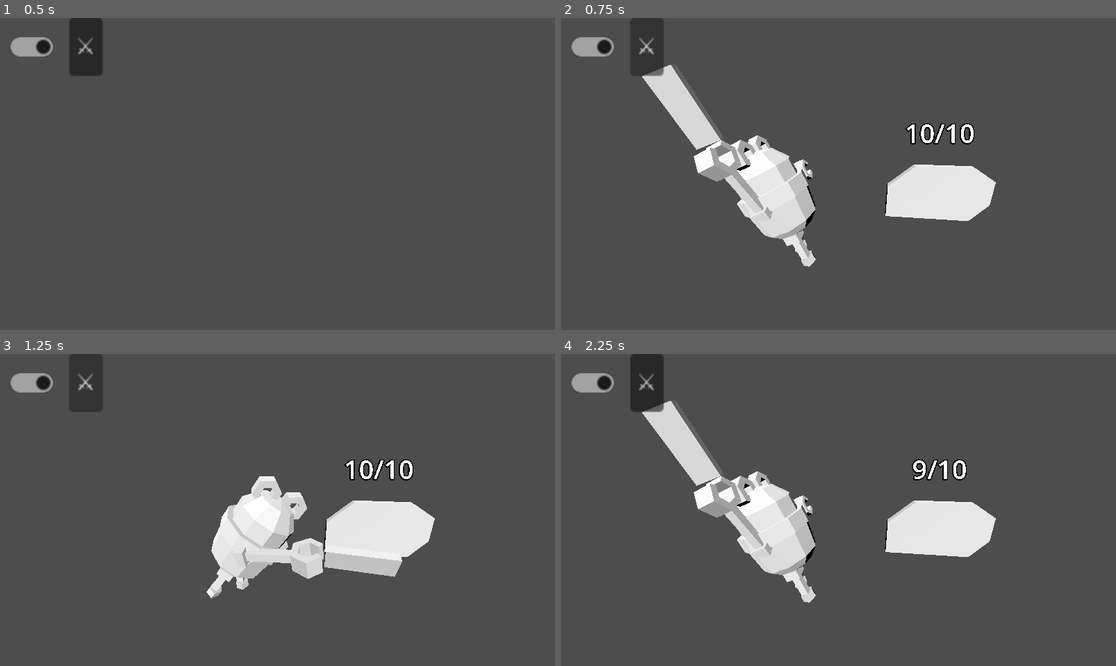
Above: before the commit, frames 1-4 (two rows, left to right).
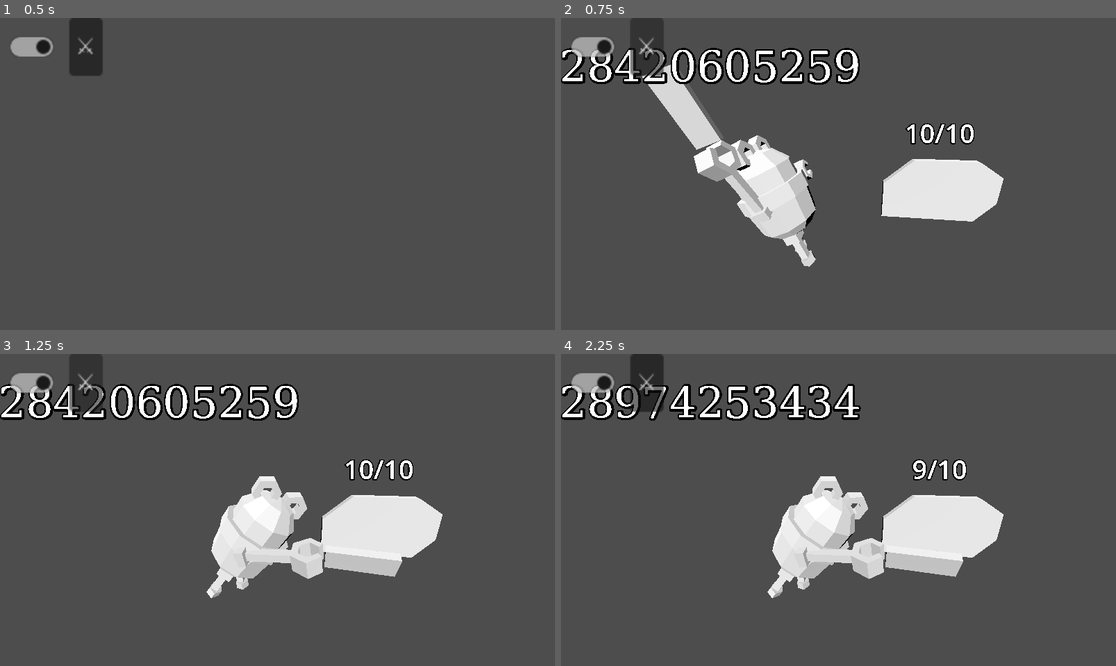
Above: after the commit, the same moments.

Repository: iomeanslife/stream_game_thing
Game: Godot game, scene res://Main.tscn
Two runs of this game, one before a commit and one after it. Both use one fixed random seed, a clock stepped at 60 frames per second and the inputs below.
Inputs (mouse positions are in pixels of both pictures, inside the frame that each line leads up to):
- Up to frame 1 (0.5 s): no input
- Up to frame 2 (0.75 s): click "⚔️" at 0.5 s
- Up to frame 3 (1.25 s): no input
- Up to frame 4 (2.25 s): click (594, 382) at 1.25 s; click (594, 382) at 2 s

Frame 1 is identical in both runs. In frame 2, 4.3% of the frame differs, in the area x 0-80%, y 9-66%; in frame 3, 4.3%; in frame 4, 13%, in the area x 0-80%, y 9-80%.

Commit message:
basic game loop

Diff:
--- a/Enemy.gd
+++ b/Enemy.gd
@@ -6,22 +6,27 @@
 var level: int
 
 @onready var healthLabel :Label3D = $HealthLabel
+@onready var enemyModel: Node3D = $enemy
 
-func loseHealth(damage:int):
+func loseHealth(damage:int) -> bool:
 	health -= damage
 	if health <= 0:
 		alive = false
 		healthLabel.visible = false
+		visible = false
 		level += 1
 	healthLabel.text = "%d/%d" % [health, maxHealth]
+	return !alive
 
 func spawn():
 	alive = true
 	maxHealth = 10 + level * 5
 	health = maxHealth
-	print(healthLabel)
+
 	healthLabel.text = "%d/%d" % [health, maxHealth]
 	healthLabel.visible = true
+	enemyModel.scale = enemyModel.scale * 1.1
+	visible = true
 
 # Called when the node enters the scene tree for the first time.
 func _ready():
--- a/Main.gd
+++ b/Main.gd
@@ -6,7 +6,6 @@
 var currentEnemy: Enemy
 @export var enemyScene: PackedScene
 @export var astroEggScene: PackedScene
-
 
 @onready var enemyLocation = $EnemyLocation
 @onready var astroEggLocation = $AstroEggLocation
@@ -17,14 +16,27 @@
 	get_tree().get_root().set_transparent_background(false)
 
 	# TODO: fill viewer from twitch api, only followers.
-	for n in 10:
+	for n in 20:
 		var astroEggInst : Viewer = astroEggScene.instantiate()
 		astroEggLocation.add_child(astroEggInst)
+		astroEggInst.prepViwerDebug()
 		astroEggInst.visible = false
+		astroEggInst.attackDone.connect(_egg_attacked)
 		viewers.append(astroEggInst)
 
 func _process(delta):
 	pass
+
+func _egg_attacked(emitterId: int):
+	if currentViewerIndex >= viewers.size():
+		return
+	if !currentEnemy.alive:
+		return
+	viewers[currentViewerIndex].visible = false
+	currentViewerIndex += 1
+	if currentViewerIndex < viewers.size():
+		viewers[currentViewerIndex].visible = true
+		viewers[currentViewerIndex].attack(currentEnemy)
 
 func _on_check_button_toggled(button_pressed):
 	showStuff = button_pressed
--- a/Viewer.gd
+++ b/Viewer.gd
@@ -8,17 +8,22 @@
 var enemyToAttack: Enemy
 
 @onready var animationPlayer = $astro_egg_1/AnimationPlayer
+@onready var nameLabel = $NameLabel
+signal attackDone
 # Called when the node enters the scene tree for the first time.
 
-static func create(nameParam: String) -> Viewer:
-	var viewer = Viewer.new()
-	viewer.viewerName = nameParam
-	return viewer
+func prepViwer(nameParam: String):
+	setName(nameParam)
 
-static func createDebug() -> Viewer:
-	var viewer = Viewer.new()
-	viewer.viewerName = str( viewer.get_instance_id())
-	return viewer
+func prepViwerDebug():
+	setName(str(get_instance_id()))
+
+func setName(nameParam: String):
+	viewerName = nameParam
+	nameLabel.text = viewerName
+
+func _ready():
+	pass
 
 func refresh():
 	attacked = false
@@ -30,12 +35,19 @@
 	animationPlayer.play("attack_animation",-1,1,false)
 	enemyToAttack = enemyParam
 
-
 func _on_animation_player_animation_finished(anim_name):
+	var enemyDefeated = false
+	if anim_name == "walking_animation":
+		animationPlayer.play("walking_animation",-1,1,false)
 	if anim_name == "attack_animation":
 		match attackType:
 			(AttackTypes.Flail):
-				enemyToAttack.loseHealth(1)
+				enemyDefeated = enemyToAttack.loseHealth(1)
 			(AttackTypes.Sword):
-				enemyToAttack.loseHealth(3)
-	#animationPlayer.play("attack_animation",-1,1,false)
+				enemyDefeated = enemyToAttack.loseHealth(3)
+
+	if enemyDefeated:
+		animationPlayer.play("walking_animation",-1,1,false)
+	else:
+		attackDone.emit(get_instance_id())
+		pass
--- a/astro_egg_scene.tscn
+++ b/astro_egg_scene.tscn
@@ -1,8 +1,34 @@
-[gd_scene load_steps=4 format=3 uid="uid://cegpyaaeeadh7"]
+[gd_scene load_steps=5 format=3 uid="uid://cegpyaaeeadh7"]
 
 [ext_resource type="Script" path="res://Viewer.gd" id="1_afdh7"]
 [ext_resource type="PackedScene" uid="uid://dq5753s784jdw" path="res://export/astro_egg_1.gltf" id="2_q5moo"]
 [ext_resource type="PackedScene" uid="uid://25iy6ag1v1hr" path="res://export/sword.gltf" id="3_sl7yl"]
+
+[sub_resource type="FontFile" id="FontFile_yti2y"]
+cache/0/32/0/ascent = 0.0
+cache/0/32/0/descent = 0.0
+cache/0/32/0/underline_position = 0.0
+cache/0/32/0/underline_thickness = 0.0
+cache/0/32/0/scale = 1.0
+cache/0/32/0/kerning_overrides/32/0 = Vector2(0, 0)
+cache/0/32/0/kerning_overrides/16/0 = Vector2(0, 0)
+cache/0/32/0/kerning_overrides/64/0 = Vector2(0, 0)
+cache/0/16/0/ascent = 0.0
+cache/0/16/0/descent = 0.0
+cache/0/16/0/underline_position = 0.0
+cache/0/16/0/underline_thickness = 0.0
+cache/0/16/0/scale = 1.0
+cache/0/16/0/kerning_overrides/32/0 = Vector2(0, 0)
+cache/0/16/0/kerning_overrides/16/0 = Vector2(0, 0)
+cache/0/16/0/kerning_overrides/64/0 = Vector2(0, 0)
+cache/0/64/0/ascent = 0.0
+cache/0/64/0/descent = 0.0
+cache/0/64/0/underline_position = 0.0
+cache/0/64/0/underline_thickness = 0.0
+cache/0/64/0/scale = 1.0
+cache/0/64/0/kerning_overrides/32/0 = Vector2(0, 0)
+cache/0/64/0/kerning_overrides/16/0 = Vector2(0, 0)
+cache/0/64/0/kerning_overrides/64/0 = Vector2(0, 0)
 
 [node name="AstroEgg" type="Node3D"]
 script = ExtResource("1_afdh7")
@@ -27,6 +53,14 @@
 [node name="Leg2" parent="astro_egg_1/Node2/AstroEgg" index="6"]
 transform = Transform3D(0.906308, 0.422618, 0, -0.422618, 0.906308, 0, 0, 0, 1, 0, 0, 0)
 
+[node name="NameLabel" type="Label3D" parent="."]
+transform = Transform3D(1, 0, 0, 0, 1, 0, 0, 0, 1, 0, 1.74762, 1.45532)
+billboard = 1
+alpha_cut = 1
+text = "No Name"
+font = SubResource("FontFile_yti2y")
+font_size = 64
+
 [connection signal="animation_finished" from="astro_egg_1/AnimationPlayer" to="." method="_on_animation_player_animation_finished"]
 
 [editable path="astro_egg_1"]
